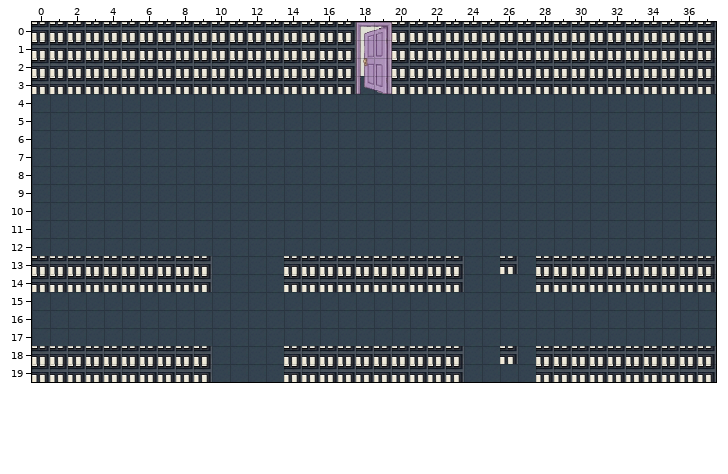
A Tiled map gets an edit: assets/sprites/pasillo.tmx. That is the earlier state.
Cells are 32x32 px. Shown: x 0..37, y 0..19.
After:
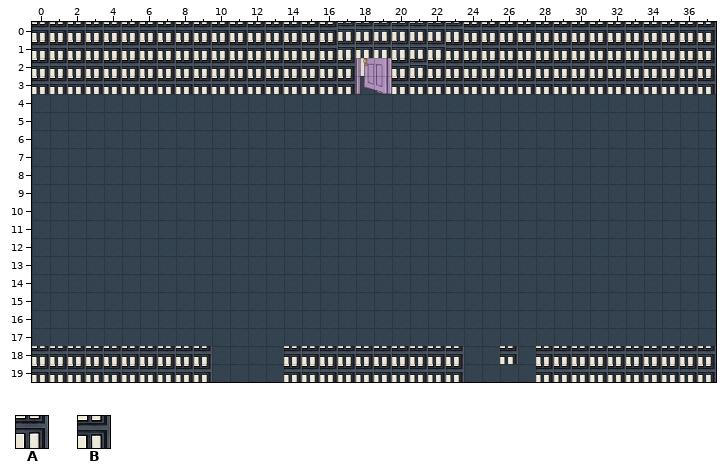
Key: from "tilesinterior": A 91, B 103.
_ is an empty cell.
Tiles replaced or removed in this view: B.
Change:
Changed rows in their new state; . is an unchanged cell.
Layer "colisones":
first column x 17:
 0 AAAAAAA
 1 AAAAAA.
 2 ....A..
first column x 0:
13 __________....__________.._.__________
14 __________....__________....__________
Boxes around the changes in both pictures, in picture pixels (x1, y1, x2, y2):
changed: (338, 22, 464, 76)
removed: (32, 256, 212, 292)
removed: (284, 256, 464, 292)
removed: (500, 256, 518, 274)
removed: (536, 256, 716, 292)
